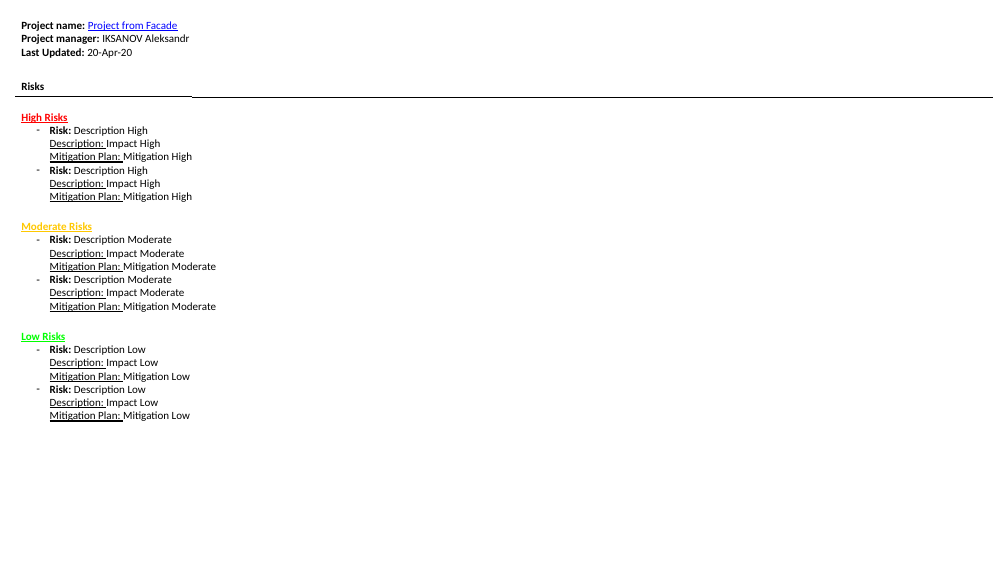
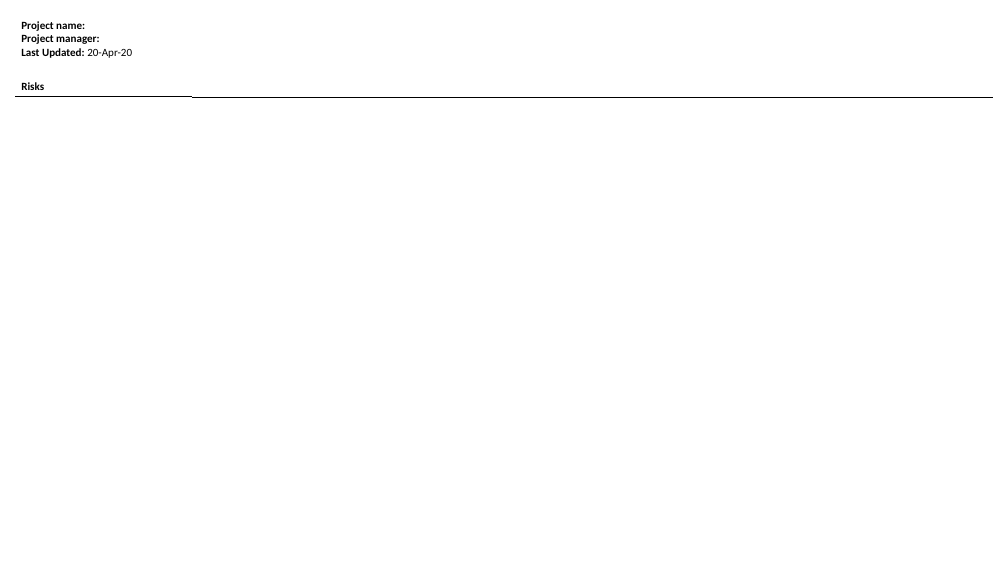
Before and after one commit to TheDiamondDoge/management_board_file_processors, a slide deck: slide 3 of html-to-ppt/createExecReviewPpt.pptx (slide 4 before the commit). Drawn at 1008x567 pixels with LibreOffice and Linux fonts; fonts in the diff are those of the drawing. Boxes give left, top, right and bottom in pixels: in the first picture for what was removed or moved away, otherwise in the second. Text is boxed around its words. In the diff, an @@ line names an element or a change of style, - is before the commit and + after.

```diff
--- a/html-to-ppt/createExecReviewPpt.pptx
+++ b/html-to-ppt/createExecReviewPpt.pptx
@@ text at (x1=21, y1=21, x2=132, y2=58): text changed; bold on @@
-Project name: Project from Facade
-Project manager: IKSANOV Aleksandr
-Last Updated: 20-Apr-20
+Project name:
+Project manager:
+Last Updated: 20-Apr-20
@@ text removed at (x1=21, y1=112, x2=216, y2=422) @@
-High Risks
-  – Risk: Description High
-    Description: Impact High
-    Mitigation Plan: Mitigation High
-  – Risk: Description High
-    Description: Impact High
-    Mitigation Plan: Mitigation High
-Moderate Risks
-  – Risk: Description Moderate
-    Description: Impact Moderate
-    Mitigation Plan: Mitigation Moderate
-  – Risk: Description Moderate
-    Description: Impact Moderate
-    Mitigation Plan: Mitigation Moderate
-Low Risks
-  – Risk: Description Low
-    Description: Impact Low
-    Mitigation Plan: Mitigation Low
-  – Risk: Description Low
-    Description: Impact Low
-    Mitigation Plan: Mitigation Low
```
Also in this commit, not shown: 4 other slides changed, 2 slides removed, 9 other files.
